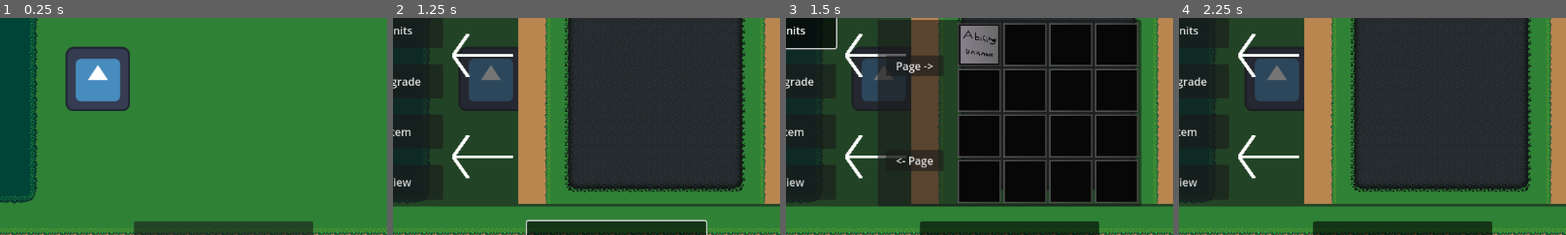
Above: before the commit, frames 1-4 (left to right).
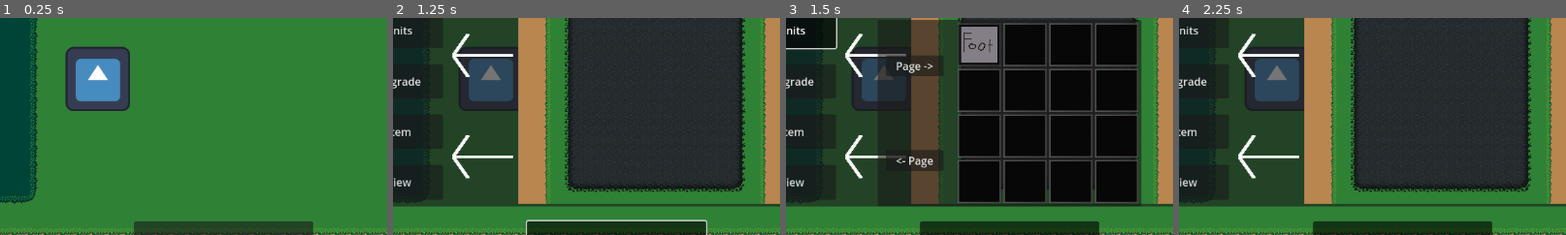
Above: after the commit, the same moments.

Repository: RoyAwesome/forwardmarch
Game: Godot game, scene res://Scenes/GameScene.tscn
Two runs of this game, one before a commit and one after it. Both use one fixed random seed, a clock stepped at 60 frames per second and the inputs below. The engine's default icon, where the game draws it, is replaced by a stand-in: a white triangle on a blue panel in a dark square.
Inputs:
- Up to frame 1 (0.25 s): no input
- Up to frame 2 (1.25 s): click "Board Control" at 0.5 s
- Up to frame 3 (1.5 s): click "Units" at 1.25 s
- Up to frame 4 (2.25 s): click "Board" at 2 s
The pictures show only the part of the screen within x 21-71%, y 36-86%; the shares and areas given below are measured in that part.

Frames 1-2 are identical in both runs. In frame 3, 0.7% of the frame differs, in the area x 45-55%, y 3-21%; in frame 4, nothing differs.

Commit message:
Dynamic Ability Set Creation & Fixed placement that broke during cleanup

Diff:
--- a/Scenes/board_view.gd
+++ b/Scenes/board_view.gd
@@ -19,16 +19,7 @@
 		var scaling_factor = (texture.get_size() / real_size)
 		var scaling_xform = Transform2D.IDENTITY
 		scaling_xform = scaling_xform.scaled(scaling_factor)
-		#scaling_xform = scaling_xform.scaled(CurrentlyViewedBoard.Camera.zoom)
-		#scaling_xform = scaling_xform.translated(CurrentlyViewedBoard.Camera.position / 2)
 		event = event.xformed_by(scaling_xform)
 
 		var viewport := CurrentlyViewedBoard.get_viewport()
-
-
-		#if event is InputEventMouse:
-			#var mouse_event := event.duplicate() as InputEventMouse
-			#mouse_event.position = get_global_transform_with_canvas().affine_inverse() * event.position * scale
-			#event = mouse_event
-		print("gui %s" % event.as_text())
 		viewport.push_input(event, true)
--- a/Scripts/Force.gd
+++ b/Scripts/Force.gd
@@ -18,6 +18,23 @@
 	PlayerID = player_id
 	OwningTeam = on_team
 	Abilities = AbilityRunner.new(self)
+	ForceAbilities["Units"] = AbilitySet.new()
+	add_build_unit_ability(0, preload("res://Units/Human/Footman.tres"))
+
+func add_build_unit_ability(index : int, unit_type: UnitResource):
+	if not unit_type:
+		push_error("unit_type is null!")
+		return
+	var unit_ability_set = ForceAbilities["Units"] as AbilitySet
+	var build_unit_ability = BuildUnitAbility.new()
+	build_unit_ability.UnitType = unit_type
+	build_unit_ability.Icon = unit_type.Sprite
+	build_unit_ability.Name = "Build %s" % unit_type.UnitName
+	build_unit_ability.Description = unit_type.Description
+
+	if unit_ability_set.Abilities.size() <= index:
+		unit_ability_set.Abilities.resize(index + 1)
+	unit_ability_set.Abilities[index] = build_unit_ability
 
 func push_input(input : InputEvent):
 	force_input_pressed.emit(input)
--- a/Scripts/board.gd
+++ b/Scripts/board.gd
@@ -11,7 +11,6 @@
 	hide_cursor()
 
 func _input(event: InputEvent) -> void:
-	print("board %s" % event.as_text())
 	if(OwningForce):
 		OwningForce.push_input(event)
 	var mouse_input : InputEventMouseMotion = event as InputEventMouseMotion
--- a/Units/AbilitySets/ForceUnitAbilities.tres
+++ b/Units/AbilitySets/ForceUnitAbilities.tres
@@ -1,24 +1,30 @@
-[gd_resource type="Resource" script_class="AbilitySet" load_steps=8 format=3 uid="uid://cgetaj8hhuk52"]
+[gd_resource type="Resource" script_class="AbilitySet" load_steps=10 format=3 uid="uid://cgetaj8hhuk52"]
 
 [ext_resource type="Script" path="res://Scripts/Ability/BaseAbility.gd" id="1_s56es"]
 [ext_resource type="Script" path="res://Scripts/Ability/AbilitySet.gd" id="2_6xggt"]
 [ext_resource type="Script" path="res://Scripts/Attribute.gd" id="2_imidc"]
+[ext_resource type="Texture2D" uid="uid://d1vi4naws7nu1" path="res://Units/Human/human-base-sprites.png" id="2_n158k"]
 [ext_resource type="Resource" uid="uid://cy5q0vigre3f" path="res://Units/Human/Footman.tres" id="3_ns0ww"]
 [ext_resource type="Script" path="res://Scripts/Ability/BuildUnitAbility.gd" id="4_dja06"]
 
-[sub_resource type="Resource" id="Resource_jpehe"]
+[sub_resource type="AtlasTexture" id="AtlasTexture_7bmrg"]
+atlas = ExtResource("2_n158k")
+region = Rect2(0, 0, 64, 64)
+
+[sub_resource type="Resource" id="Resource_hyc6i"]
 script = ExtResource("2_imidc")
-InitialValue = 0
+InitialValue = 0.0
 GrowthPerLevel = -1.0
 
-[sub_resource type="Resource" id="Resource_58l07"]
+[sub_resource type="Resource" id="Resource_o54kd"]
 script = ExtResource("4_dja06")
 UnitType = ExtResource("3_ns0ww")
 Name = "Build Footman"
 Description = ""
-ManaCost = SubResource("Resource_jpehe")
+Icon = SubResource("AtlasTexture_7bmrg")
+ManaCost = SubResource("Resource_hyc6i")
 DisplayMode = 0
 
 [resource]
 script = ExtResource("2_6xggt")
-Abilities = Array[ExtResource("1_s56es")]([SubResource("Resource_58l07")])
+Abilities = Array[ExtResource("1_s56es")]([SubResource("Resource_o54kd")])
